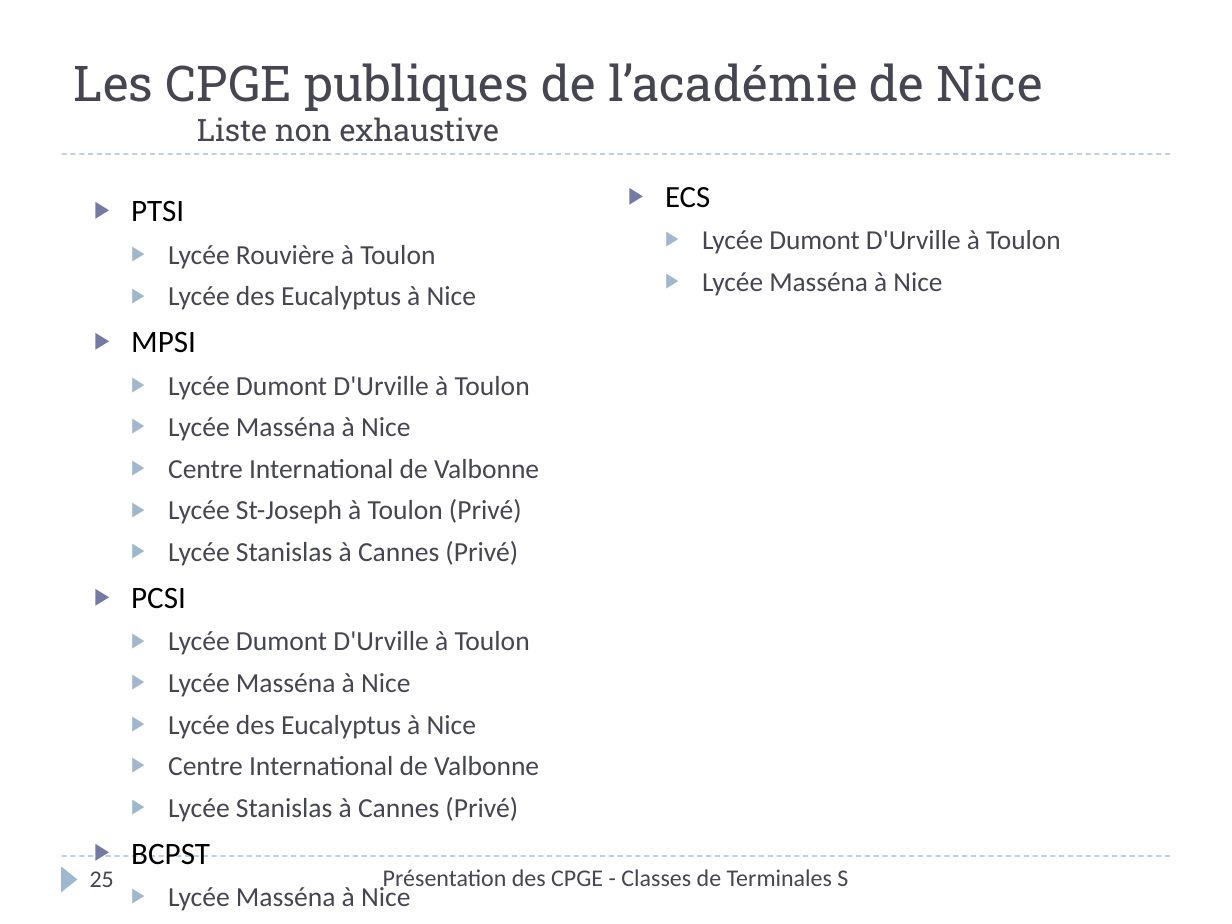
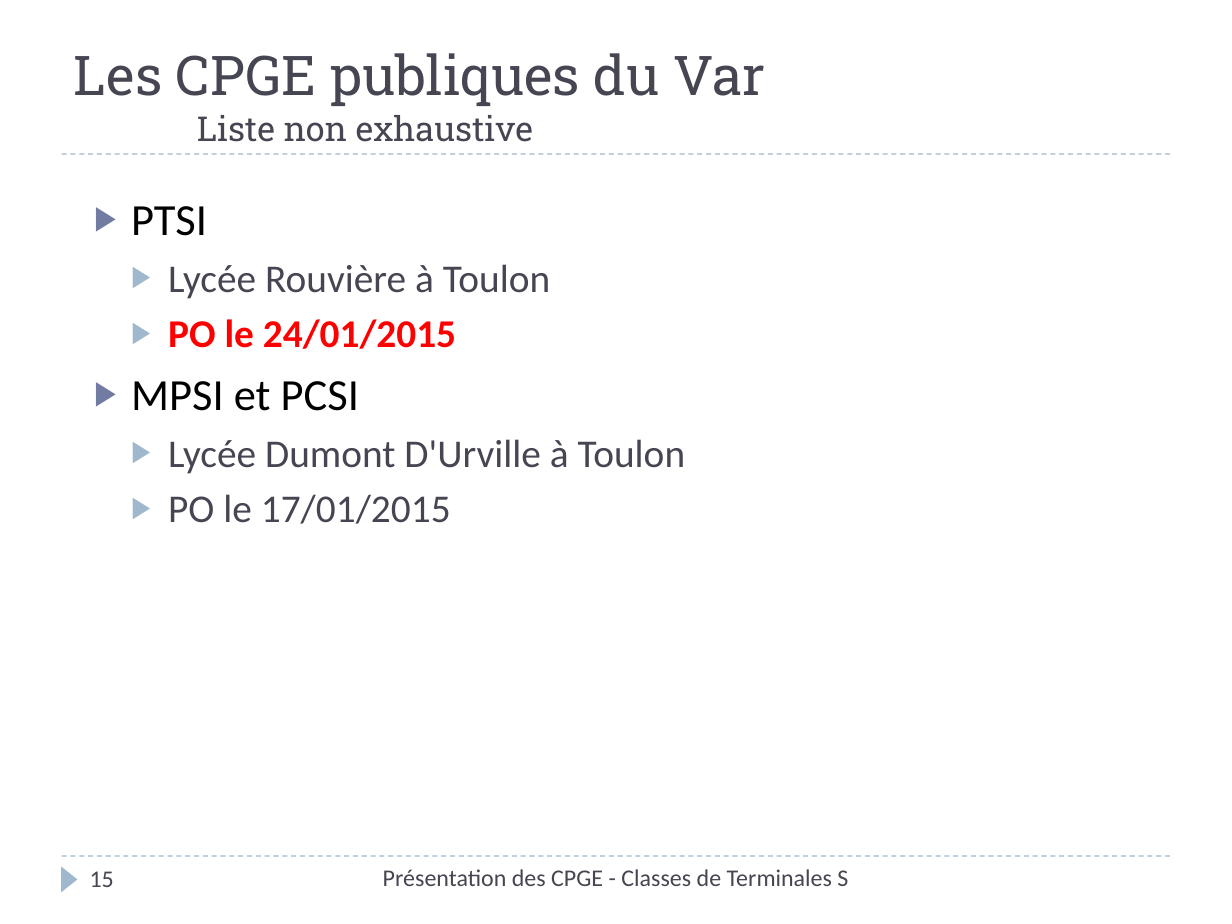
Before and after one commit to xpessoles/Orientation, a slide deck: slide 15 of Rouviere/PresentationCPGE_Terminale_2014.pptx (slide 25 before the commit). Drawn at 1232x924 pixels with LibreOffice and Linux fonts; fonts in the diff are those of the drawing. Boxes give left, top, right and bottom in pixels: in the first picture for what was removed or moved away, otherwise in the second. Text is boxed around its words. In the diff, an @@ line names an element or a change of style, - is before the commit and + after.

Commit message:
MAJ

```diff
--- a/Rouviere/PresentationCPGE_Terminale_2014.pptx
+++ b/Rouviere/PresentationCPGE_Terminale_2014.pptx
@@ title at <box>74,53,765,142</box>: text changed; size 28.8 to 32 pt @@
-Les CPGE publiques de l’académie de Nice
-Liste non exhaustive
+Les CPGE publiques du Var
+Liste non exhaustive
@@ text at <box>131,206,686,474</box>: size 18.2 to 26 pt in "PTSI"; size 16.1 to 23 pt in "Lycée Rouvière à Toulon", "Lycée Dumont D'Urville à Toulon" @@
@@ text removed at <box>665,187,1061,296</box> @@
-▶ ECS
-  ▶ Lycée Dumont D'Urville à Toulon
-  ▶ Lycée Masséna à Nice
@@ text at <box>131,319,456,411</box>: text changed; size 16.1 to 23 pt; text colour #464653 to #FF0000; bold on @@
-  ▶ Lycée des Eucalyptus à Nice
-▶ MPSI
+  ▶ PO le 24/01/2015
+▶ MPSI et PCSI
@@ text at <box>168,494,451,524</box>: text changed; size 16.1 to 23 pt @@
-  ▶ Lycée Masséna à Nice
-  ▶ Centre International de Valbonne
-  ▶ Lycée St-Joseph à Toulon (Privé)
-  ▶ Lycée Stanislas à Cannes (Privé)
-▶ PCSI
-  ▶ Lycée Dumont D'Urville à Toulon
-  ▶ Lycée Masséna à Nice
-  ▶ Lycée des Eucalyptus à Nice
-  ▶ Centre International de Valbonne
-  ▶ Lycée Stanislas à Cannes (Privé)
-▶ BCPST
-  ▶ Lycée Masséna à Nice
+  ▶ PO le 17/01/2015
@@ page number at <box>90,871,114,887</box>: text changed @@
-25
+15
```
Also in this commit, not shown: 9 other slides changed, 1 slide added, 11 slides removed.
